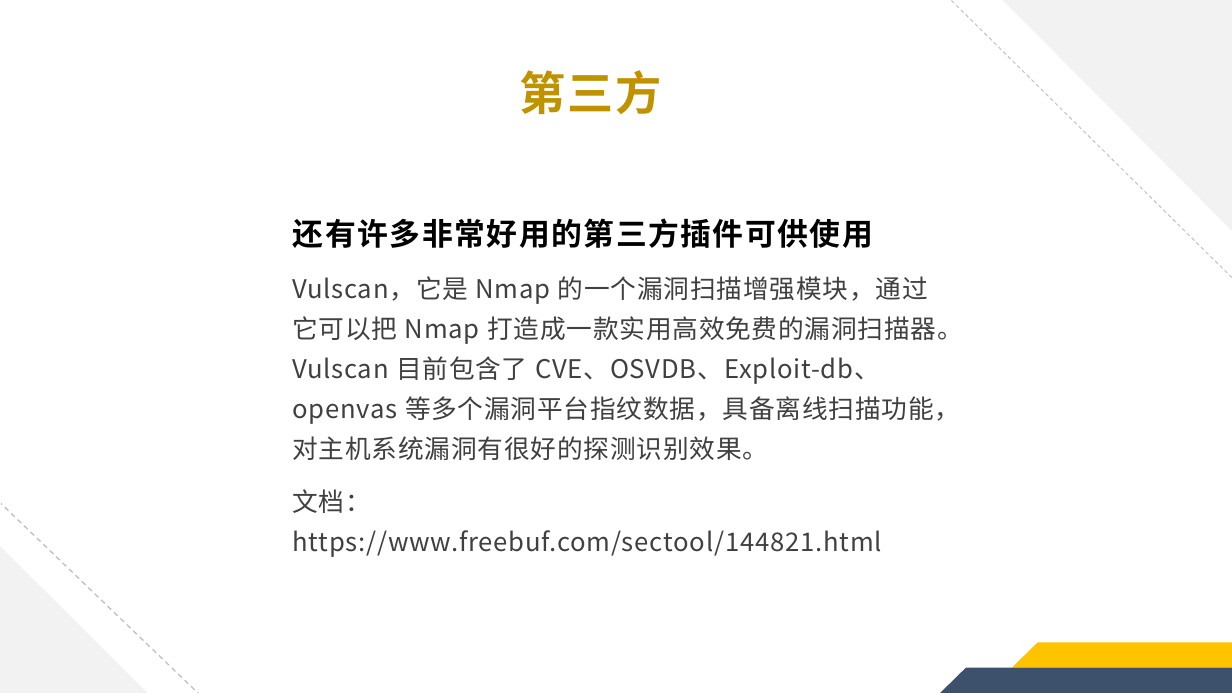
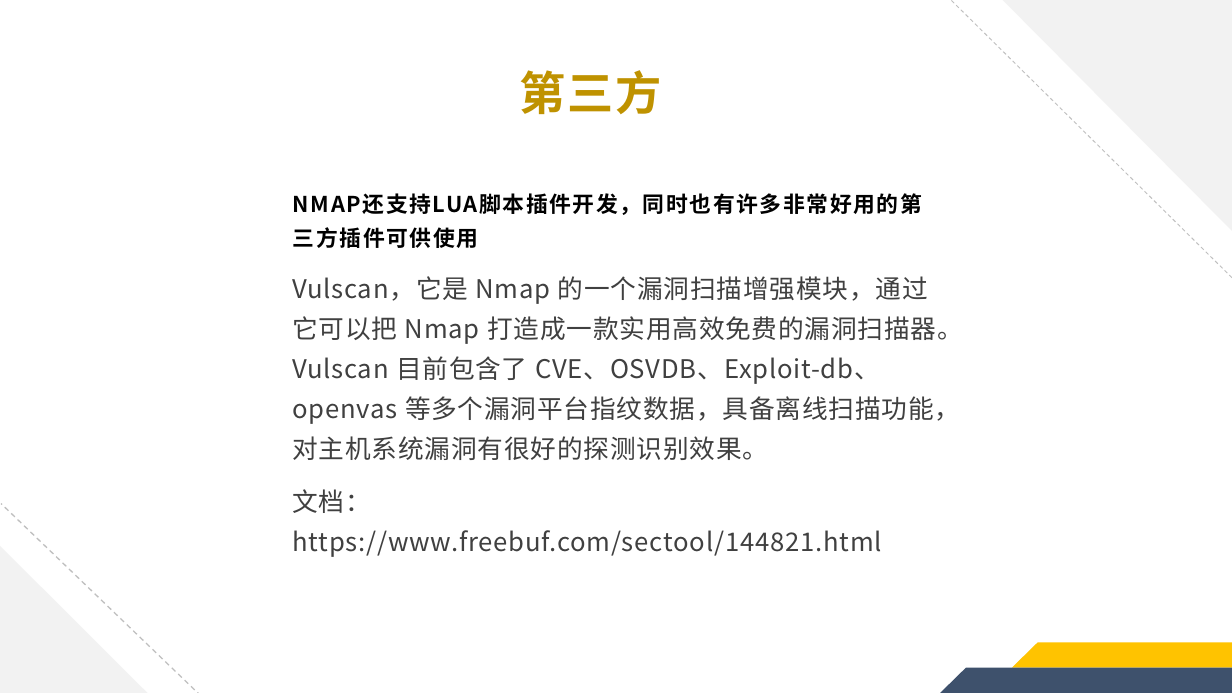
Before and after one commit to gakkiyomi/program-career-log, a slide deck: slide 19 of ppt/NMAP.pptx. Drawn at 1232x693 pixels with LibreOffice and Linux fonts; fonts in the diff are those of the drawing. Boxes give left, top, right and bottom in pixels: in the first picture for what was removed or moved away, otherwise in the second. Text is boxed around its words. In the diff, an @@ line names an element or a change of style, - is before the commit and + after.

```diff
--- a/ppt/NMAP.pptx
+++ b/ppt/NMAP.pptx
@@ text at <box>293,193,922,248</box>: text changed; size 24 to 17 pt @@
-还有许多非常好用的第三方插件可供使用
+NMAP还支持LUA脚本插件开发，同时也有许多非常好用的第三方插件可供使用
```
Also in this commit, not shown: 7 other slides changed.
